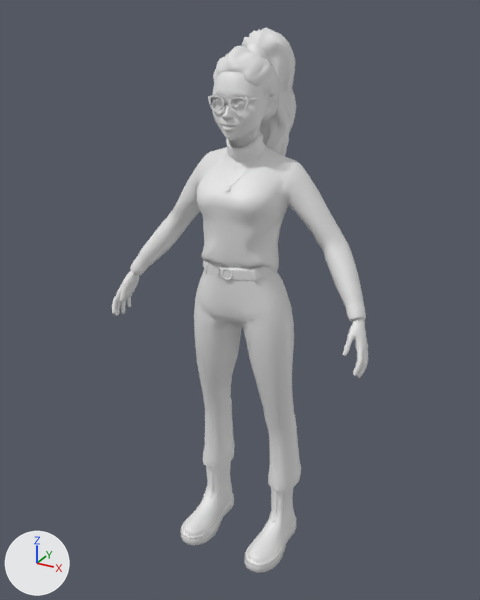
Renders of the glTF model public/models/Waving.glb from each side of a commit.
Rendered twice from a camera (50 mm lens) standing at (0.00966, -0.01816, 0.01874) and looking at (-0.00033, 0.00001, 0.00966). The axes (+X, +Y, +Z) are drawn at lower left. The lights are the same throughout. Where no turn or scale is listed for an object, it has been applied to the vertices.

Objects in the first picture: 'Wolf3D_Body', 'Wolf3D_Glasses', 'Wolf3D_Hair', 'Wolf3D_Head', 'Wolf3D_Outfit_Bottom', 'Wolf3D_Outfit_Footwear', 'Wolf3D_Outfit_Top'.
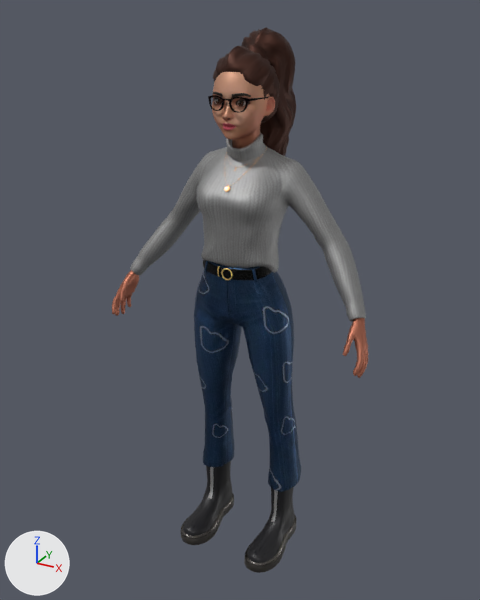
The newer file is also rescaled (x100.0) as a whole; pictures and numbers use the older file's frame.

Boxes [x1, y1, x2, y2] around the edits, measured in the pictures (480 x 600 px):
'Wolf3D_Outfit_Top', recoloured
    both: [130, 132, 366, 322]
'Wolf3D_Outfit_Bottom', recoloured (grey to blue)
    both: [194, 260, 301, 492]
'Wolf3D_Hair', recoloured (grey to brown)
    both: [213, 28, 296, 156]
'Wolf3D_Outfit_Footwear', recoloured (white to black)
    both: [180, 461, 297, 573]
'Wolf3D_Head', recoloured (grey to brown)
    both: [212, 72, 275, 148]
'Wolf3D_Body', recoloured (grey to brown)
    both: [112, 270, 368, 378]
'Wolf3D_Glasses', recoloured
    both: [208, 95, 270, 113]

The change, as a list of edits to the scene's bpy script:
```text
Add mat_wolf3d_outfit_top:
    mat_wolf3d_outfit_top = bpy.data.materials.new('Wolf3D_Outfit_Top')
    # uses the picture img_outfit_casual_11_v2_f_top_d
    # uses the picture img_outfit_casual_11_v2_f_top_n_jpg_outfit_casual_11_v2_f_top_m_outfit_casual_11_v2_f_top_r_jpg
Add mat_wolf3d_outfit_footwear:
    mat_wolf3d_outfit_footwear = bpy.data.materials.new('Wolf3D_Outfit_Footwear')
    # uses the picture img_outfit_casual_11_v2_f_footwear_d
    # uses the picture img_outfit_casual_11_v2_f_footwear_m_outfit_casual_11_v2_f_foot_outfit_casual_11_v2_f_footwear_n_jpg
Add mat_wolf3d_outfit_bottom:
    mat_wolf3d_outfit_bottom = bpy.data.materials.new('Wolf3D_Outfit_Bottom')
    # uses the picture img_outfit_casual_11_v2_f_bottom_d
    # uses the picture img_outfit_casual_11_v2_f_bottom_n_jpg_outfit_casual_11_v2_f_bottom_m_outfit_casual_11_v2_f_bottom
Add mat_wolf3d_skin:
    mat_wolf3d_skin = bpy.data.materials.new('Wolf3D_Skin')
    # uses the picture img_basecolor_1_001
    # uses the picture img_basecolor_3
Add mat_wolf3d_hair:
    mat_wolf3d_hair = bpy.data.materials.new('Wolf3D_Hair')
    # uses the picture img_basecolor_2
    # uses the picture img_hair_70_n
Add mat_wolf3d_body:
    mat_wolf3d_body = bpy.data.materials.new('Wolf3D_Body')
    # uses the picture img_basecolor_1
    # uses the picture img_wolf3d_fullbody_f_n
Change me_wolf3d_bodymesh:
    where me_wolf3d_bodymesh.from_pydata(...)  # 734 vertices, 1446 faces; spans x -0.00464..0.00464, y -0.00177..-0.00038, z 0.00871..0.01067
    add me_wolf3d_bodymesh.materials.append(mat_wolf3d_body)
Change me_wolf3d_glassesmesh:
    where me_wolf3d_glassesmesh.from_pydata(...)  # 278 vertices, 560 faces; spans x -0.00082..0.00082, y -0.00141..-0.00013, z 0.01605..0.01647
    add me_wolf3d_glassesmesh.materials.append(mat_wolf3d_glasses)  # picture img_glasses_01_d
Change me_wolf3d_hairmesh:
    where me_wolf3d_hairmesh.from_pydata(...)  # 1365 vertices, 2699 faces; spans x -0.001..0.00093, y -0.0012..0.00215, z 0.01269..0.01821
    add me_wolf3d_hairmesh.materials.append(mat_wolf3d_hair)
Change me_wolf3d_headmesh:
    where me_wolf3d_headmesh.from_pydata(...)  # 2060 vertices, 4094 faces; spans x -0.00094..0.00093, y -0.00148..0.00056, z 0.01432..0.01743
    add me_wolf3d_headmesh.materials.append(mat_wolf3d_skin)
Change me_wolf3d_outfit_bottommesh:
    where me_wolf3d_outfit_bottommesh.from_pydata(...)  # 1589 vertices, 3062 faces; spans x -0.00197..0.00197, y -0.00151..0.00095, z 0.00262..0.01159
    add me_wolf3d_outfit_bottommesh.materials.append(mat_wolf3d_outfit_bottom)
Change me_wolf3d_outfit_footwearmesh:
    where me_wolf3d_outfit_footwearmesh.from_pydata(...)  # 974 vertices, 1888 faces; spans x -0.00201..0.00201, y -0.00225..0.00098, z 0.00014..0.0027
    add me_wolf3d_outfit_footwearmesh.materials.append(mat_wolf3d_outfit_footwear)
Change me_wolf3d_outfit_topmesh:
    where me_wolf3d_outfit_topmesh.from_pydata(...)  # 2218 vertices, 4299 faces; spans x -0.00429..0.00429, y -0.00165..0.0008, z 0.01009..0.01533
    add me_wolf3d_outfit_topmesh.materials.append(mat_wolf3d_outfit_top)
```
